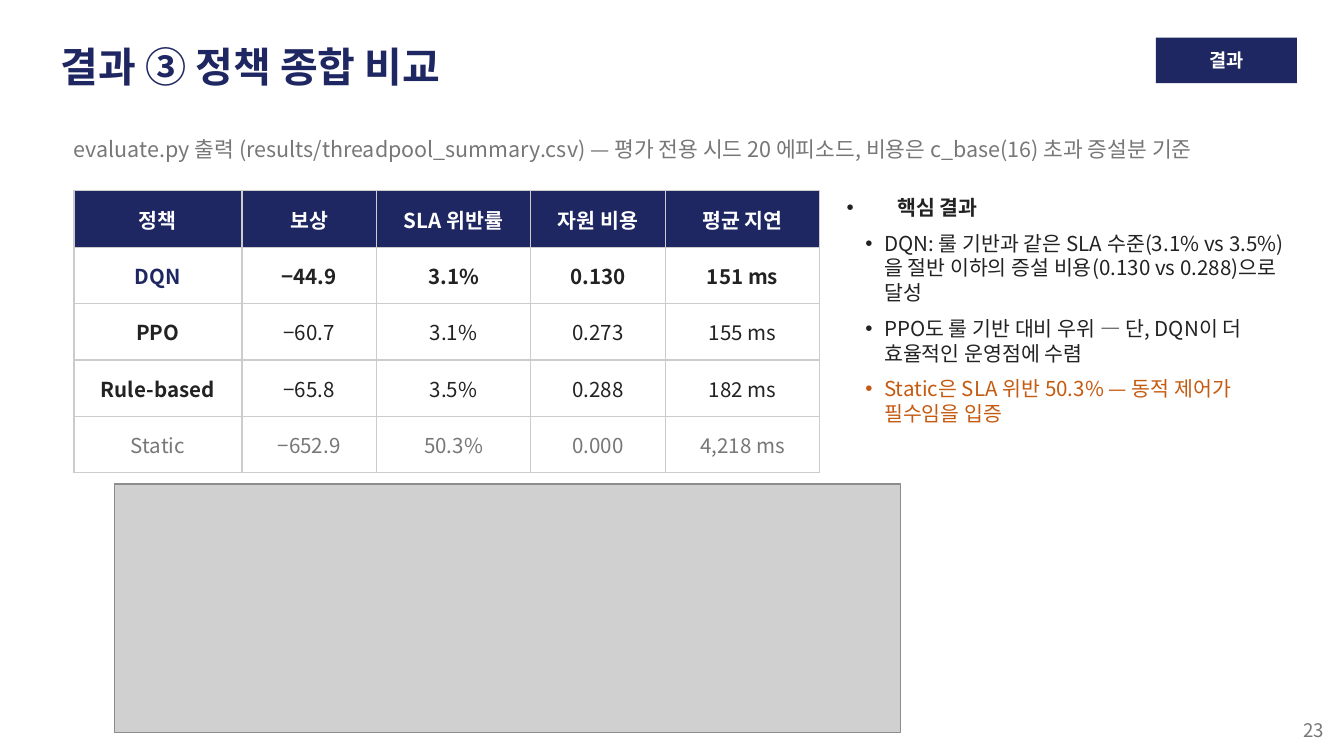
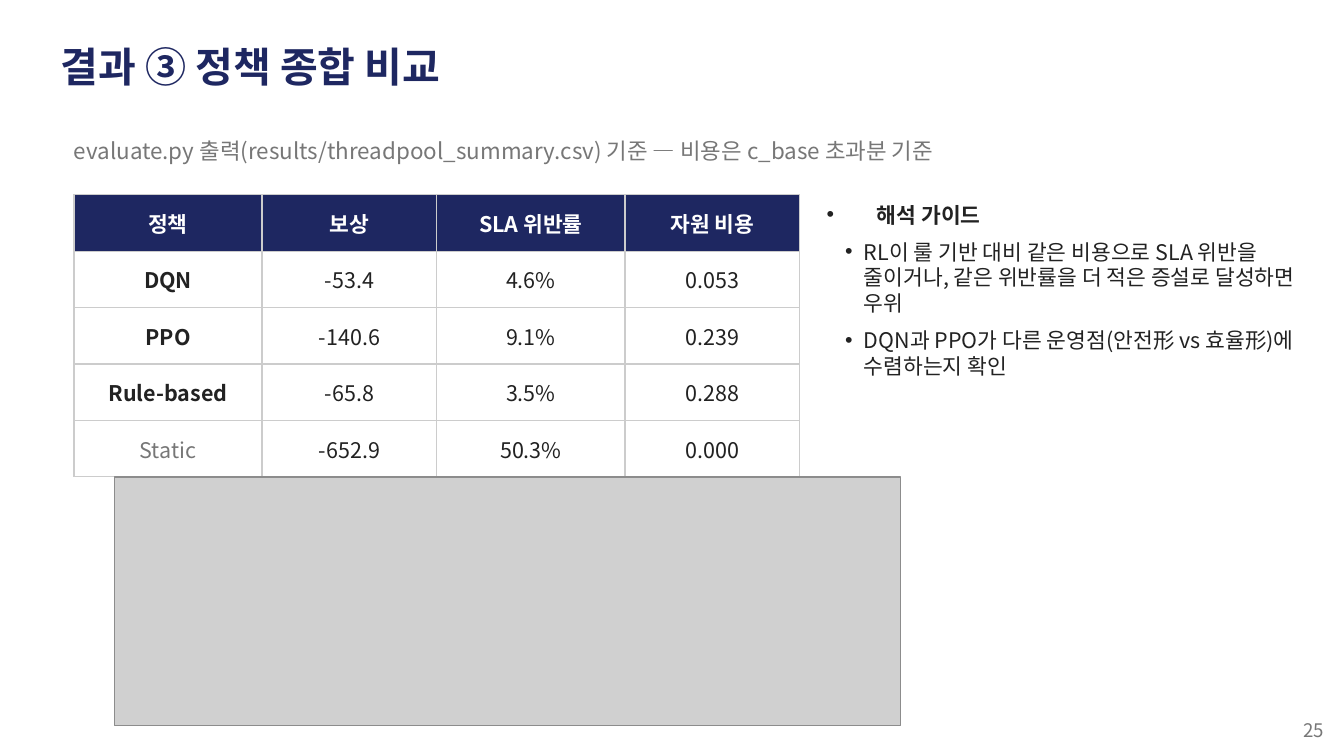
Before and after one commit to zzangdol1029/reinforce, a slide deck: slide 25 of autoscaling-rl/autoscaling_rl_발표.pptx (slide 23 before the commit). Drawn at 1344x756 pixels with LibreOffice and Linux fonts; fonts in the diff are those of the drawing; grey boxes stand for pictures. Boxes give left, top, right and bottom in pixels: in the first picture for what was removed or moved away, otherwise in the second. Text is boxed around its words. In the diff, an @@ line names an element or a change of style, - is before the commit and + after.

```diff
--- a/autoscaling-rl/autoscaling_rl_발표.pptx
+++ b/autoscaling-rl/autoscaling_rl_발표.pptx
@@ rectangle removed at [1156,38,1297,83] @@
@@ text removed at [1209,51,1243,69] @@
-결과
@@ text at [74,140,933,164]: text changed; size 11.5 to 12 pt @@
-evaluate.py 출력 (results/threadpool_summary.csv) — 평가 전용 시드 20 에피소드, 비용은 c_base(16) 초과 증설분 기준
+evaluate.py 출력(results/threadpool_summary.csv) 기준 — 비용은 c_base 초과분 기준
@@ table at [74,195,800,477] @@
-column 2: 보상 | −44.9 | −60.7 | −65.8 | −652.9
-column 3: SLA 위반률 | 3.1% | 3.1% | 3.5% | 50.3%
-column 4: 자원 비용 | 0.130 | 0.273 | 0.288 | 0.000
-column 5: 평균 지연 | 151 ms | 155 ms | 182 ms | 4,218 ms
+column 2: 보상 | -53.4 | -140.6 | -65.8 | -652.9
+column 3: SLA 위반률 | 4.6% | 9.1% | 3.5% | 50.3%
+column 4: 자원 비용 | 0.053 | 0.239 | 0.288 | 0.000
@@ table: place and size @@
-table at [74,191,820,461]
+table at [74,195,800,477]
@@ text at [864,205,1294,376]: text changed; size 11 to 11.5 pt @@
-• 핵심 결과
-  • DQN: 룰 기반과 같은 SLA 수준(3.1% vs 3.5%)을 절반 이하의 증설 비용(0.130 vs 0.288)으로 달성
-  • PPO도 룰 기반 대비 우위 — 단, DQN이 더 효율적인 운영점에 수렴
-  • Static은 SLA 위반 50.3% — 동적 제어가 필수임을 입증
+• 해석 가이드
+  • RL이 룰 기반 대비 같은 비용으로 SLA 위반을 줄이거나, 같은 위반률을 더 적은 증설로 달성하면 우위
+  • DQN과 PPO가 다른 운영점(안전形 vs 효율形)에 수렴하는지 확인
@@ picture: place and size @@
-picture at [114,484,900,732]
+picture at [114,477,900,726]
@@ text at [1303,723,1324,737]: text changed @@
-23
+25
```
Also in this commit, not shown: 24 other slides changed, 3 slides added, 1 slide removed, 2 other files.
